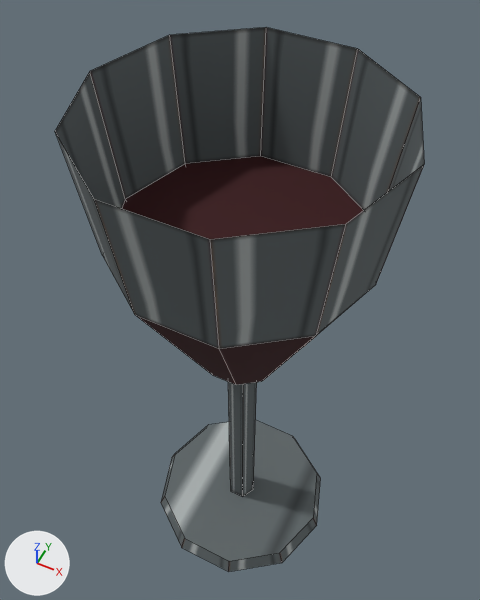
Renders of the FBX model Assets/Art/Furniture/Furn_Wine_Glass.fbx from each side of a commit.
Before and after are seen from a camera (50 mm lens) standing at (0.0529, -0.1072, 0.2464) and looking at (-0.0068, 0.012, 0.0973). The axes (+X, +Y, +Z) are drawn at lower left. The lights are the same throughout. The older version comes first. Mesh edges are drawn as thin lines. Where no turn or scale is listed for an object, it has been applied to the vertices. Vertices at exactly the same position are counted once.

Objects in the first picture: 'Furn_Wine_Glass'.
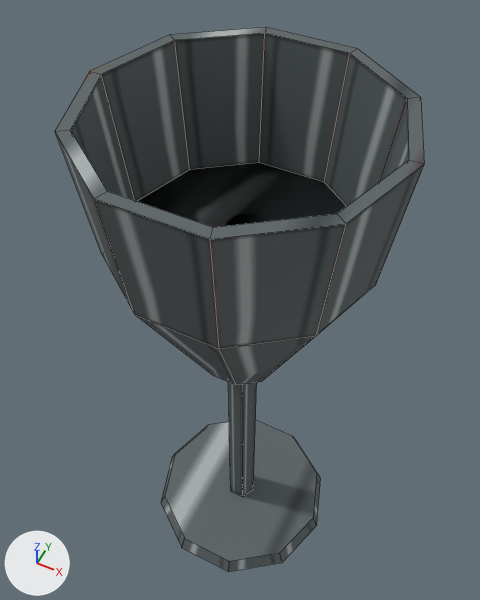
Where the newer file only moved an object's origin or applied its transform, the numbers keep the older frame.

Diff of the bpy script that builds the scene:
```diff
--- a/Assets/Art/Furniture/Furn_Wine_Glass.fbx.py
+++ b/Assets/Art/Furniture/Furn_Wine_Glass.fbx.py
@@ me_furn_wine_glass @@
 # used by ob_furn_wine_glass; location = (0.0, 0.0, 0.0)
-me_furn_wine_glass.from_pydata(...)  # 62 vertices, 40 faces; spans x -0.038..0.038, y -0.036..0.036, z 0.0..0.17
+me_furn_wine_glass.from_pydata(...)  # 84 vertices, 60 faces; spans x -0.038..0.038, y -0.036..0.036, z 0.0..0.17
+# me_furn_wine_glass part 1
+# 22 vertices are added at x -0.035..0.038, y -0.033..0.033, z 0.135..0.17
+# 20 new faces join them
+# me_furn_wine_glass part 2: 11 kept faces spanning x -0.034..0.034, y -0.032..0.032, z 0.09..0.135 get new texture (UV) coordinates
 me_furn_wine_glass.materials.append(mat_furniture_atlas)
```

Location of each change, [x1, y1, x2, y2] in pixels of the pictures (480 x 600 px):
part 1 of me_furn_wine_glass, added: after [55, 27, 424, 239]
part 2 of me_furn_wine_glass, surface changed: before [122, 156, 364, 385]; after [137, 163, 346, 385]
